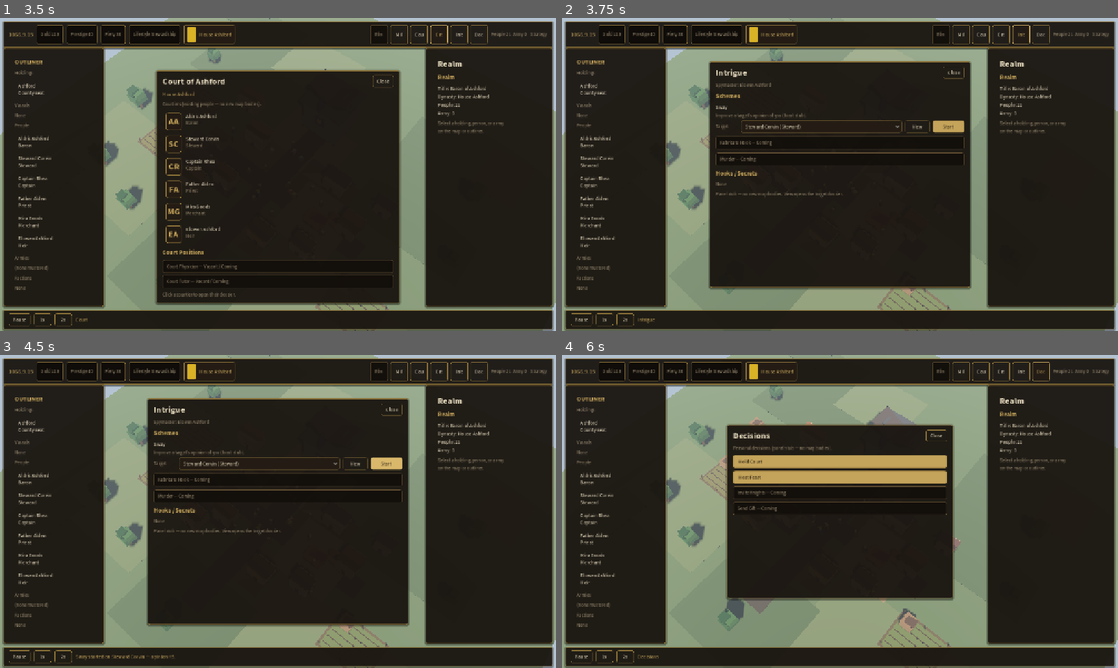
Above: before the commit, frames 1-4 (two rows, left to right).
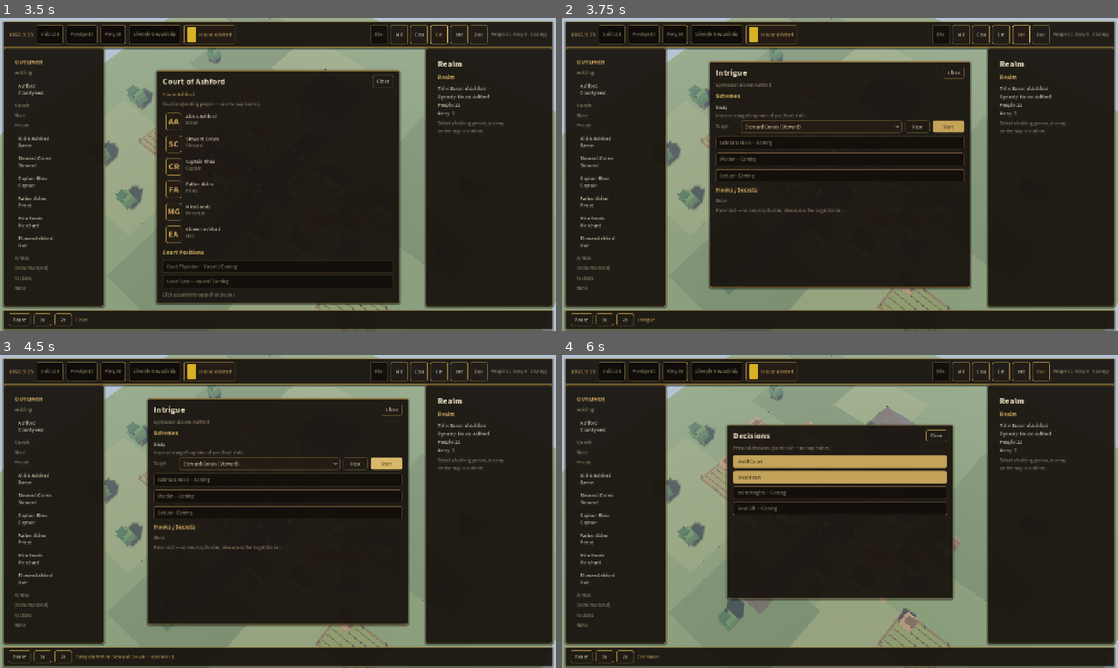
Above: after the commit, the same moments.

Repository: lpoyoll/Realm-of-Kings
Game: Godot game, scene res://scenes/main.tscn
Two runs of this game, one before a commit and one after it. Both use one fixed random seed, a clock stepped at 60 frames per second and the inputs below.
Inputs:
- Up to frame 1 (3.5 s): click "Rlm" at 0.5 s; click "Mil" at 1.25 s; click "Cou" at 2 s; click "Crt" at 2.75 s
- Up to frame 2 (3.75 s): click "Int" at 3.5 s
- Up to frame 3 (4.5 s): click "Start" at 4.25 s
- Up to frame 4 (6 s): click "Start" at 5 s; click "Dec" at 5.75 s

Frame 1 is identical in both runs. In frame 2, 0.7% of the frame differs, in the area x 27-73%, y 48-63%; in frame 3, 0.7%, in the area x 27-73%, y 48-97%; in frame 4, nothing differs.

Commit message:
Align Intrigue with Gary lock: Sway +1, Seduce Coming.
Fabricate Hook and Murder stay Coming; named NPC targets only.

Diff:
--- a/scripts/ui/ck3_shell.gd
+++ b/scripts/ui/ck3_shell.gd
@@ -1132,6 +1132,16 @@
 	mur.custom_minimum_size = Vector2(0, 30)
 	_intrigue_schemes.add_child(mur)
 
+	# Seduce - Coming
+	var sed := Button.new()
+	sed.alignment = HORIZONTAL_ALIGNMENT_LEFT
+	sed.text = "Seduce - Coming"
+	sed.tooltip_text = "Coming"
+	sed.disabled = true
+	sed.theme_type_variation = "ComingButton"
+	sed.custom_minimum_size = Vector2(0, 30)
+	_intrigue_schemes.add_child(sed)
+
 	v.add_child(_section_header("Hooks / Secrets"))
 	_intrigue_hooks_box = VBoxContainer.new()
 	_intrigue_hooks_box.name = "IntrigueHooks"
@@ -1243,12 +1253,12 @@
 	var bumped: bool = false
 	if "opinion" in target:
 		var cur: int = int(target.opinion)
-		target.opinion = clampi(cur + 5, 0, 100)
+		target.opinion = clampi(cur + 1, 0, 100)
 		bumped = true
 	if sel_kind == SelKind.CHARACTER and selected != null and is_instance_valid(selected) and selected == target:
 		_populate_character(selected)
 	if bumped:
-		set_status("Sway started on %s — opinion +5." % pname)
+		set_status("Sway started on %s — opinion +1." % pname)
 	else:
 		set_status("Sway started on %s." % pname)
 
